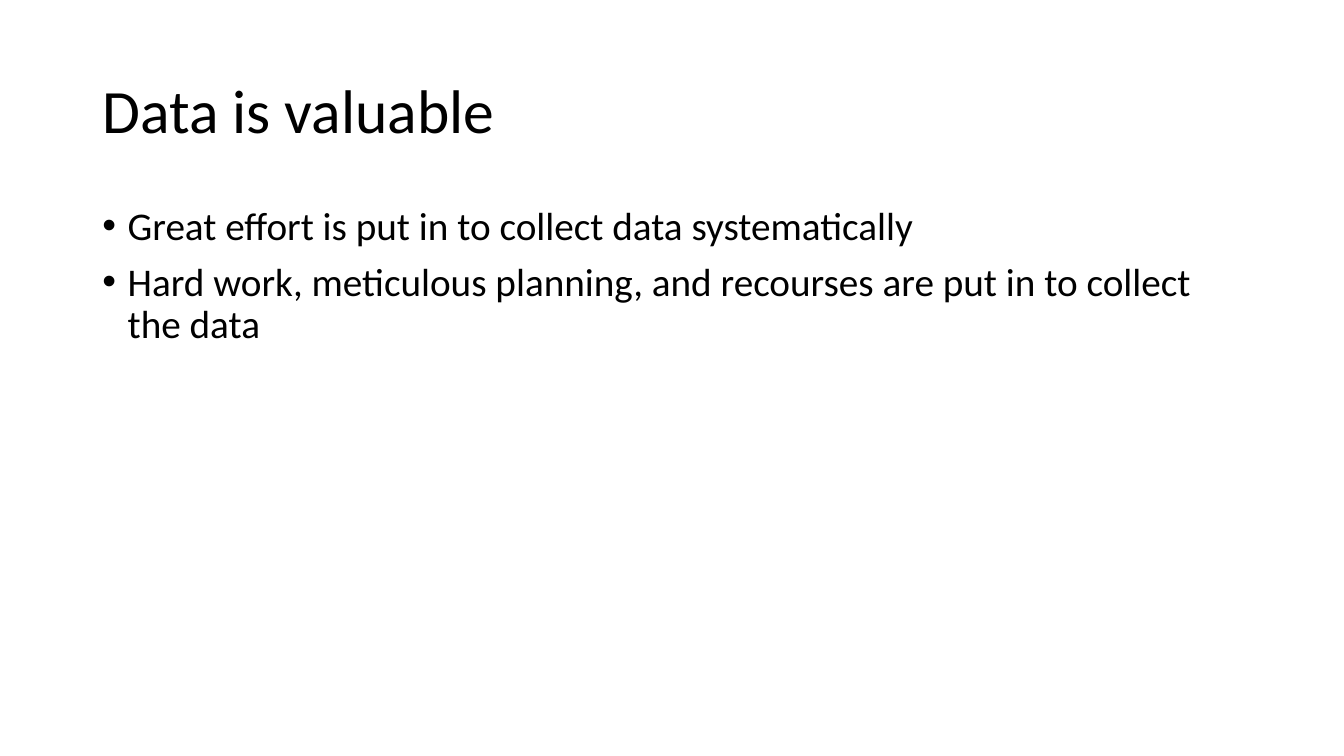
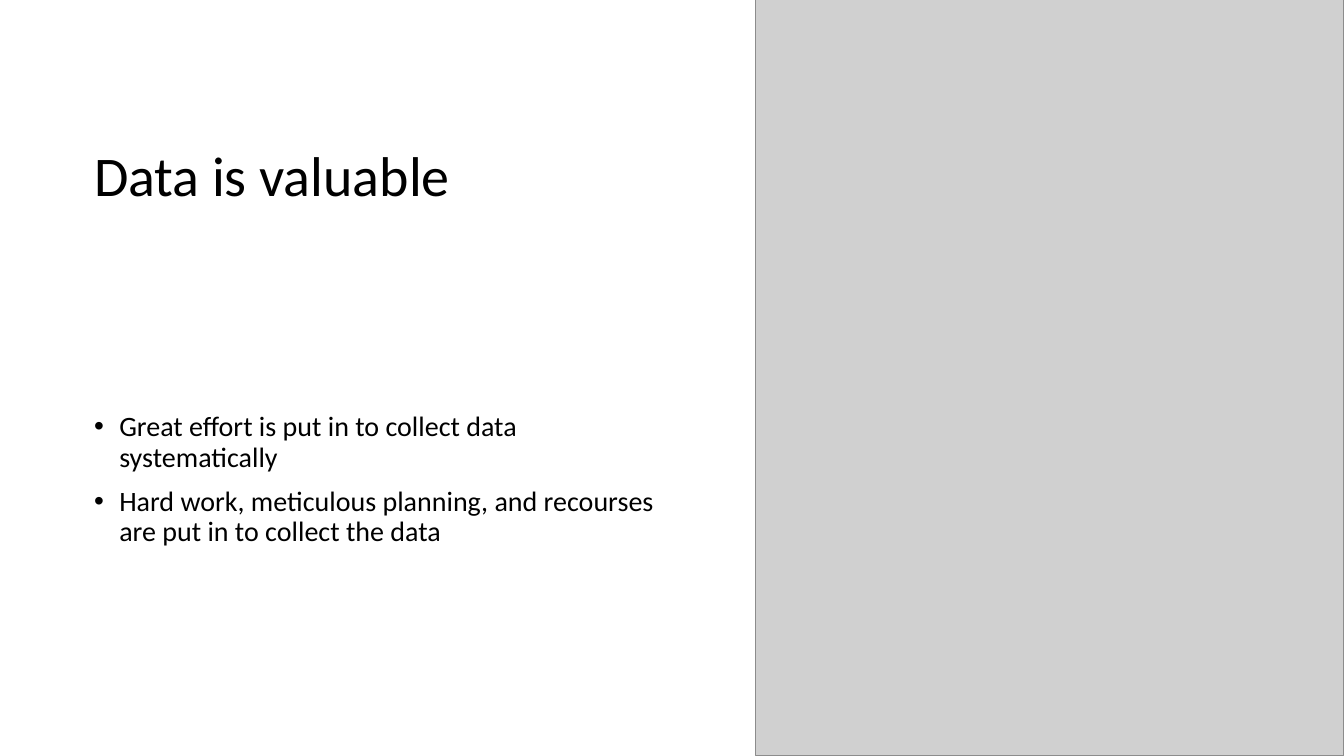
Before and after one commit to EpiPandit/MPM_200, a slide deck: slide 3 of Session 5/R and data management.pptx. Drawn at 1344x756 pixels with LibreOffice and Linux fonts; fonts in the diff are those of the drawing; grey boxes stand for pictures. Boxes give left, top, right and bottom in pixels: in the first picture for what was removed or moved away, otherwise in the second. Text is boxed around its words. In the diff, an @@ line names an element or a change of style, - is before the commit and + after.

```diff
--- a/Session 5/R and data management.pptx
+++ b/Session 5/R and data management.pptx
@@ picture added at [756, 0, 1344, 756] @@
@@ title "Data is valuable": place and size @@
-title "Data is valuable" at [102, 90, 494, 134]
+title "Data is valuable" at [94, 157, 449, 197]
@@ title "Data is valuable" at [94, 157, 449, 197]: size 44 to 40 pt @@
@@ text "Great effort is put in ...": place and size @@
-text "Great effort is put in ..." at [128, 212, 1191, 339]
+text "Great effort is put in ..." at [119, 416, 654, 546]
@@ text "Great effort is put in ..." at [119, 416, 654, 546]: size 28 to 20 pt; vertical alignment top to middle @@
```
Also in this commit, not shown: 4 other slides changed, 5 slides added, 7 slides removed, 5 other files.
